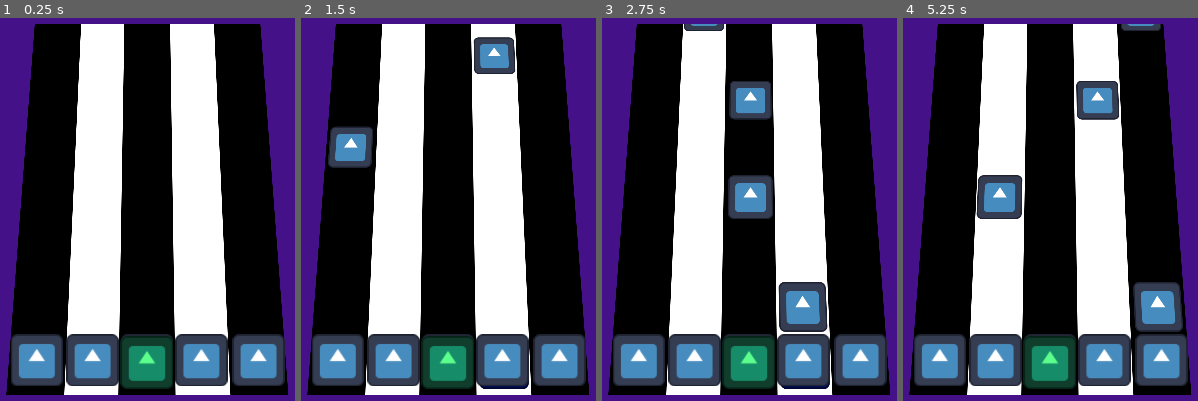
Above: before the commit, frames 1-4 (left to right).
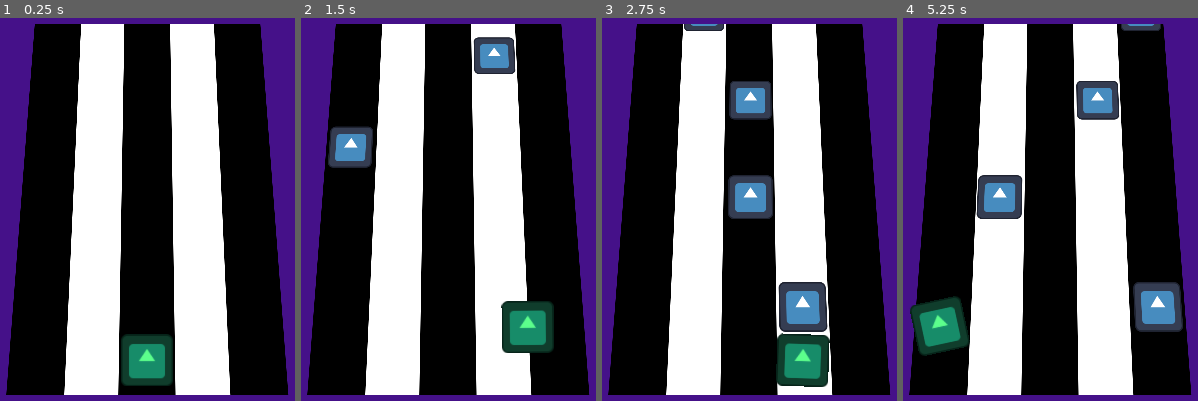
Above: after the commit, the same moments.

Repository: rakthalekk/DestructiveInterference
Game: Godot game, scene res://src/scenes/3d_game.tscn
The game is run twice, just before and just after one commit, with the same random seed, the same clock (stepped at 60 frames per second) and the same inputs. The project has no main scene, so this scene is started directly. The engine's default icon, where the game draws it, is replaced by a stand-in: a white triangle on a blue panel in a dark square.
Inputs:
- Up to frame 1 (0.25 s): no input
- Up to frame 2 (1.5 s): tap Enter at 0.5 s; hold D (move_right) 0.53-1.28 s; hold W (dodge) 0.53-1.28 s; hold A (move_left) from 1.28 s (still down); tap W (dodge) at 1.35 s
- Up to frame 3 (2.75 s): release A (move_left) at 2.03 s; hold D (move_right) from 2.03 s (still down); hold W (dodge) from 2.03 s (still down)
- Up to frame 4 (5.25 s): release W (dodge) at 2.78 s; tap W (dodge) at 2.85, 4.35 s; release D (move_right) at 3.53 s; hold W (dodge) 3.53-4.28 s; hold A (move_left) from 3.53 s (still down); hold W (dodge) from 5.03 s (still down)

The runs differ from the first frame. In frame 1, 10% of the frame differs, in the area x 3-97%, y 82-97%; in frame 2, 14%, in the area x 3-97%, y 73-97%; in frame 3, 12%; in frame 4, 14%.

Commit message:
player(s)

Diff:
--- a/destructive-interference/project.godot
+++ b/destructive-interference/project.godot
@@ -17,6 +17,7 @@
 [autoload]
 
 LevelManager="*uid://c7uo1xpaohvsr"
+PlayerManager="*uid://poek7io7bcrd"
 
 [display]
 
--- a/destructive-interference/src/entities/player_2d.gd
+++ b/destructive-interference/src/entities/player_2d.gd
@@ -13,11 +13,6 @@
 ## Position the player is currently moving towards, used for lerp
 var target_position: Vector2
 
-## Timer used for dodge hitbox NOTE: will likely be animation driven l8r
-@onready var dodge_timer := $DodgeTimer as Timer
-
-## cooldown between allowed dodges
-@onready var dodge_cooldown_timer := $DodgeCooldown as Timer
 
 ## Hitbox used for player damage
 @onready var hurt_box := $HurtBox as Area2D
@@ -26,36 +21,22 @@
 @onready var hurt_box_collider := $HurtBox/CollisionShape2D as CollisionShape2D
 
 
+func _ready() -> void:
+	PlayerManager.player_2d = self
+
+
 # Called every frame. 'delta' is the elapsed time since the previous frame.
 func _process(delta: float) -> void:
-	_process_input()
-
 	global_position.x = lerpf(global_position.x, target_position.x, 20 * delta)
 
 
-## helper for processing player inputs
-func _process_input():
-	if Input.is_action_just_pressed("move_left"):
-		_change_lane(Vector2.LEFT)
-
-	if Input.is_action_just_pressed("move_right"):
-		_change_lane(Vector2.RIGHT)
-
-	# allow dodge to be held
-	if Input.is_action_pressed("dodge"):
-		_dodge_input()
-
-
 ## Dodge function for player
-func _dodge_input():
-	if !dodge_timer.is_stopped() || !dodge_cooldown_timer.is_stopped():
-		return
-
-	dodge_timer.start()
+func dodge_input():
 	hurt_box_collider.disabled = true
 
 
-func _change_lane(in_direction: Vector2i):
+## Change lane 2d player is in
+func change_lane(in_direction: Vector2i):
 	current_lane_idx = clampi(current_lane_idx + in_direction.x, owning_beat_map.LANE_MIN, owning_beat_map.LANE_MAX)
 	target_position = owning_beat_map.get_player_position_for_lane(current_lane_idx)
 
@@ -68,6 +49,5 @@
 
 
 ## Resets collision information
-func _on_dodge_timer_timeout() -> void:
+func on_dodge_timer_timeout():
 	hurt_box_collider.disabled = false
-	dodge_cooldown_timer.start()
--- a/destructive-interference/src/entities/player_2d.tscn
+++ b/destructive-interference/src/entities/player_2d.tscn
@@ -10,6 +10,7 @@
 script = ExtResource("1_gptfg")
 
 [node name="Sprite2D" type="Sprite2D" parent="." unique_id=1310384517]
+visible = false
 modulate = Color(0, 0.32156864, 1, 1)
 texture = ExtResource("2_jox5q")
 
@@ -18,13 +19,3 @@
 
 [node name="CollisionShape2D" type="CollisionShape2D" parent="HurtBox" unique_id=310482770]
 shape = SubResource("RectangleShape2D_2ep6d")
-
-[node name="DodgeTimer" type="Timer" parent="." unique_id=165065787]
-wait_time = 0.5
-one_shot = true
-
-[node name="DodgeCooldown" type="Timer" parent="." unique_id=1446311321]
-wait_time = 0.25
-one_shot = true
-
-[connection signal="timeout" from="DodgeTimer" to="." method="_on_dodge_timer_timeout"]
--- a/destructive-interference/src/entities/player_3d.gd
+++ b/destructive-interference/src/entities/player_3d.gd
@@ -1,9 +1,56 @@
+class_name Player3D
 extends Node3D
 
 
 var player_2d_ref: Player2D
 
 
+var target_position: Vector3
 
-#func _process(_delta: float) -> void:
-	#if is_instance_valid(player_2d_ref):
+
+var current_lane_idx = 2
+
+var lane_points: Array[Node3D]
+
+@export var lane_container: Node3D
+
+
+## animation playin that thanggg
+@onready var dodge_anim := $DodgeAnimation as AnimationPlayer
+
+## animation playin that thanng
+@onready var move_anim := $MoveAnimation as AnimationPlayer
+
+
+func _ready() -> void:
+	PlayerManager.player_3d = self
+
+	var children = lane_container.get_children()
+
+	for child in children:
+		lane_points.push_back(child)
+
+	change_lane(Vector2i.ZERO)
+
+
+# Called every frame. 'delta' is the elapsed time since the previous frame.
+func _process(delta: float) -> void:
+	global_position = global_position.lerp(target_position, 20 * delta)
+
+
+## Change lane wahoopo
+func change_lane(in_direction: Vector2i):
+	current_lane_idx = clampi(current_lane_idx + in_direction.x, 0, 4)
+	target_position = lane_points[current_lane_idx].global_position
+
+	if in_direction == Vector2i.LEFT:
+		move_anim.stop()
+		move_anim.play("move_left")
+	elif in_direction == Vector2i.RIGHT:
+		move_anim.stop()
+		move_anim.play("move_right")
+
+
+## Dodge function for player
+func dodge_input():
+	dodge_anim.play("dodge")
--- a/destructive-interference/src/entities/player_3d.tscn
+++ b/destructive-interference/src/entities/player_3d.tscn
@@ -2,6 +2,197 @@
 
 [ext_resource type="Texture2D" uid="uid://dt4edkn6codtp" path="res://icon.svg" id="1_1jxdp"]
 [ext_resource type="Script" uid="uid://sbu8k5hj6tm3" path="res://src/entities/player_3d.gd" id="1_d427q"]
+
+[sub_resource type="Animation" id="Animation_d427q"]
+length = 0.001
+tracks/0/type = "bezier"
+tracks/0/imported = false
+tracks/0/enabled = true
+tracks/0/path = NodePath("Sprite3D:rotation:x")
+tracks/0/interp = 1
+tracks/0/loop_wrap = true
+tracks/0/keys = {
+"handle_modes": PackedInt32Array(0),
+"points": PackedFloat32Array(0, -0.25, 0, 0.25, 0),
+"times": PackedFloat32Array(0)
+}
+tracks/1/type = "bezier"
+tracks/1/imported = false
+tracks/1/enabled = true
+tracks/1/path = NodePath("Sprite3D:rotation:y")
+tracks/1/interp = 1
+tracks/1/loop_wrap = true
+tracks/1/keys = {
+"handle_modes": PackedInt32Array(0),
+"points": PackedFloat32Array(0, -0.25, 0, 0.25, 0),
+"times": PackedFloat32Array(0)
+}
+tracks/2/type = "bezier"
+tracks/2/imported = false
+tracks/2/enabled = true
+tracks/2/path = NodePath("Sprite3D:rotation:z")
+tracks/2/interp = 1
+tracks/2/loop_wrap = true
+tracks/2/keys = {
+"handle_modes": PackedInt32Array(0),
+"points": PackedFloat32Array(0, -0.25, 0, 0.25, 0),
+"times": PackedFloat32Array(0)
+}
+tracks/3/type = "bezier"
+tracks/3/imported = false
+tracks/3/enabled = true
+tracks/3/path = NodePath("Sprite3D:position:x")
+tracks/3/interp = 1
+tracks/3/loop_wrap = true
+tracks/3/keys = {
+"handle_modes": PackedInt32Array(0),
+"points": PackedFloat32Array(0, -0.25, 0, 0.25, 0),
+"times": PackedFloat32Array(0)
+}
+tracks/4/type = "bezier"
+tracks/4/imported = false
+tracks/4/enabled = true
+tracks/4/path = NodePath("Sprite3D:position:y")
+tracks/4/interp = 1
+tracks/4/loop_wrap = true
+tracks/4/keys = {
+"handle_modes": PackedInt32Array(0),
+"points": PackedFloat32Array(0, -0.25, 0, 0.25, 0),
+"times": PackedFloat32Array(0)
+}
+tracks/5/type = "bezier"
+tracks/5/imported = false
+tracks/5/enabled = true
+tracks/5/path = NodePath("Sprite3D:position:z")
+tracks/5/interp = 1
+tracks/5/loop_wrap = true
+tracks/5/keys = {
+"handle_modes": PackedInt32Array(0),
+"points": PackedFloat32Array(0, -0.25, 0, 0.25, 0),
+"times": PackedFloat32Array(0)
+}
+
+[sub_resource type="Animation" id="Animation_fxd0i"]
+resource_name = "dodge"
+length = 0.4
+step = 0.1
+tracks/0/type = "bezier"
+tracks/0/imported = false
+tracks/0/enabled = true
+tracks/0/path = NodePath("Sprite3D:position:x")
+tracks/0/interp = 1
+tracks/0/loop_wrap = true
+tracks/0/keys = {
+"handle_modes": PackedInt32Array(0, 2, 2),
+"points": PackedFloat32Array(0, -0.25, 0, 0.25, 0, 0, -0.033333335, 0, 0, 0, 0, -0.033333335, 0, 0, 0),
+"times": PackedFloat32Array(0, 0.2, 0.4)
+}
+tracks/1/type = "bezier"
+tracks/1/imported = false
+tracks/1/enabled = true
+tracks/1/path = NodePath("Sprite3D:position:y")
+tracks/1/interp = 1
+tracks/1/loop_wrap = true
+tracks/1/keys = {
+"handle_modes": PackedInt32Array(0, 2, 2),
+"points": PackedFloat32Array(0, -0.25, 0, 0, 0.50982344, 0.49997064, -0.1, 0.019160211, 0, 0, 0, -0.099999994, -0.23898977, 0, 0),
+"times": PackedFloat32Array(0, 0.2, 0.4)
+}
+tracks/2/type = "bezier"
+tracks/2/imported = false
+tracks/2/enabled = true
+tracks/2/path = NodePath("Sprite3D:position:z")
+tracks/2/interp = 1
+tracks/2/loop_wrap = true
+tracks/2/keys = {
+"handle_modes": PackedInt32Array(0, 2, 2),
+"points": PackedFloat32Array(0, -0.25, 0, 0.25, 0, 0, -0.033333335, 0, 0, 0, 0, -0.033333335, 0, 0, 0),
+"times": PackedFloat32Array(0, 0.2, 0.4)
+}
+
+[sub_resource type="Animation" id="Animation_uao66"]
+resource_name = "move_left"
+length = 0.3
+step = 0.1
+tracks/0/type = "bezier"
+tracks/0/imported = false
+tracks/0/enabled = true
+tracks/0/path = NodePath("Sprite3D:rotation:x")
+tracks/0/interp = 1
+tracks/0/loop_wrap = true
+tracks/0/keys = {
+"handle_modes": PackedInt32Array(0, 0, 0),
+"points": PackedFloat32Array(0, -0.25, 0, 0.25, 0, 0, -0.06666667, 0, 0, 0, 0, -0.25, 0, 0.25, 0),
+"times": PackedFloat32Array(0, 0.1, 0.3)
+}
+tracks/1/type = "bezier"
+tracks/1/imported = false
+tracks/1/enabled = true
+tracks/1/path = NodePath("Sprite3D:rotation:y")
+tracks/1/interp = 1
+tracks/1/loop_wrap = true
+tracks/1/keys = {
+"handle_modes": PackedInt32Array(0, 0, 0),
+"points": PackedFloat32Array(0, -0.25, 0, 0.25, 0, 0, -0.06666667, 0, 0, 0, 0, -0.25, 0, 0.25, 0),
+"times": PackedFloat32Array(0, 0.1, 0.3)
+}
+tracks/2/type = "bezier"
+tracks/2/imported = false
+tracks/2/enabled = true
+tracks/2/path = NodePath("Sprite3D:rotation:z")
+tracks/2/interp = 1
+tracks/2/loop_wrap = true
+tracks/2/keys = {
+"handle_modes": PackedInt32Array(0, 0, 0),
+"points": PackedFloat32Array(0, -0.25, 0, 0.1, 0.046317026, 0.21207763, -0.1, -0.03453347, 0, 0, 0, -0.20000002, 0.029050298, 0.25, 0),
+"times": PackedFloat32Array(0, 0.1, 0.3)
+}
+
+[sub_resource type="Animation" id="Animation_n7ano"]
+resource_name = "move_right"
+length = 0.3
+step = 0.1
+tracks/0/type = "bezier"
+tracks/0/imported = false
+tracks/0/enabled = true
+tracks/0/path = NodePath("Sprite3D:rotation:x")
+tracks/0/interp = 1
+tracks/0/loop_wrap = true
+tracks/0/keys = {
+"handle_modes": PackedInt32Array(0, 0, 0),
+"points": PackedFloat32Array(0, -0.25, 0, 0.25, 0, 0, -0.06666667, 0, 0, 0, 0, -0.25, 0, 0.25, 0),
+"times": PackedFloat32Array(0, 0.1, 0.3)
+}
+tracks/1/type = "bezier"
+tracks/1/imported = false
+tracks/1/enabled = true
+tracks/1/path = NodePath("Sprite3D:rotation:y")
+tracks/1/interp = 1
+tracks/1/loop_wrap = true
+tracks/1/keys = {
+"handle_modes": PackedInt32Array(0, 0, 0),
+"points": PackedFloat32Array(0, -0.25, 0, 0.25, 0, 0, -0.06666667, 0, 0, 0, 0, -0.25, 0, 0.25, 0),
+"times": PackedFloat32Array(0, 0.1, 0.3)
+}
+tracks/2/type = "bezier"
+tracks/2/imported = false
+tracks/2/enabled = true
+tracks/2/path = NodePath("Sprite3D:rotation:z")
+tracks/2/interp = 1
+tracks/2/loop_wrap = true
+tracks/2/keys = {
+"handle_modes": PackedInt32Array(0, 0, 0),
+"points": PackedFloat32Array(0, -0.25, 0, 0.1, 0.046317026, -0.212, -0.1, -0.03453347, 0, 0, 0, -0.20000002, 0.029050298, 0.25, 0),
+"times": PackedFloat32Array(0, 0.1, 0.3)
+}
+
+[sub_resource type="AnimationLibrary" id="AnimationLibrary_fxd0i"]
+_data = {
+&"RESET": SubResource("Animation_d427q"),
+&"dodge": SubResource("Animation_fxd0i"),
+&"move_left": SubResource("Animation_uao66"),
+&"move_right": SubResource("Animation_n7ano")
+}
 
 [node name="Player3D" type="Node3D" unique_id=951215763]
 script = ExtResource("1_d427q")
@@ -10,3 +201,9 @@
 transform = Transform3D(0.6, 0, 0, 0, 0.6, 0, 0, 0, 0.6, 0, 0, 0)
 modulate = Color(0.36078432, 1, 0.54901963, 1)
 texture = ExtResource("1_1jxdp")
+
+[node name="DodgeAnimation" type="AnimationPlayer" parent="." unique_id=1778379133]
+libraries/ = SubResource("AnimationLibrary_fxd0i")
+
+[node name="MoveAnimation" type="AnimationPlayer" parent="." unique_id=357555271]
+libraries/ = SubResource("AnimationLibrary_fxd0i")
--- /dev/null
+++ b/destructive-interference/src/managers/player_manager.gd
@@ -0,0 +1,92 @@
+## Class responsible for managing the 2D & 3D representations of the player
+extends Node
+
+
+enum BUFFER_STATE {
+	NONE,
+	DODGE
+}
+
+## currently buffered action
+var curr_buffer = BUFFER_STATE.NONE
+
+
+## Current lane player is in
+var current_lane_idx = 2
+
+## Player 2D Ref
+@export var player_2d: Player2D
+
+## Player 3D Ref
+@export var player_3d: Player3D
+
+
+
+## animation playin that thanggg
+@onready var dodge_anim := $DodgeAnimation as AnimationPlayer
+
+## animation playin that thanng
+@onready var move_anim := $MoveAnimation as AnimationPlayer
+
+## timer for dodge i-frames
+@onready var dodge_timer := $DodgeTimer as Timer
+
+## timer used for input buffer
+@onready var buffer_timer := $BufferTimer as Timer
+
+## cooldown timer btwn movement
+@onready var move_cooldown := $MoveCooldown as Timer
+
+
+# Called every frame. 'delta' is the elapsed time since the previous frame.
+func _process(_delta: float) -> void:
+	_process_input()
+
+
+## helper for processing player inputs
+func _process_input():
+	if Input.is_action_pressed("move_left"):
+		_change_lane(Vector2.LEFT)
+
+	if Input.is_action_pressed("move_right"):
+		_change_lane(Vector2.RIGHT)
+
+	# allow dodge to be held
+	if Input.is_action_just_pressed("dodge"):
+		_dodge_input()
+
+
+## Change lane wahoopo
+func _change_lane(in_direction: Vector2i):
+	if !move_cooldown.is_stopped():
+		return
+
+	player_2d.change_lane(in_direction)
+	player_3d.change_lane(in_direction)
+
+	move_cooldown.start()
+
+
+## Dodge function for player
+func _dodge_input():
+	if !dodge_timer.is_stopped():
+		curr_buffer = BUFFER_STATE.DODGE
+		buffer_timer.start()
+		return
+
+	player_2d.dodge_input()
+	player_3d.dodge_input()
+
+	dodge_timer.start()
+
+
+func _on_dodge_timer_timeout() -> void:
+	player_2d.on_dodge_timer_timeout()
+
+
+func _on_buffer_timer_timeout() -> void:
+	match curr_buffer:
+		BUFFER_STATE.DODGE:
+			_dodge_input()
+
+	curr_buffer = BUFFER_STATE.NONE
--- /dev/null
+++ b/destructive-interference/src/managers/player_manager.tscn
@@ -0,0 +1,25 @@
+[gd_scene format=3 uid="uid://poek7io7bcrd"]
+
+[ext_resource type="Script" uid="uid://dao5f8m6uwrsw" path="res://src/managers/player_manager.gd" id="1_lhic2"]
+
+[node name="PlayerManager" type="Node" unique_id=772739510]
+script = ExtResource("1_lhic2")
+
+[node name="DodgeCooldown" type="Timer" parent="." unique_id=827723703]
+wait_time = 0.05
+one_shot = true
+
+[node name="MoveCooldown" type="Timer" parent="." unique_id=310162371]
+wait_time = 0.15
+one_shot = true
+
+[node name="DodgeTimer" type="Timer" parent="." unique_id=9815859]
+wait_time = 0.4
+one_shot = true
+
+[node name="BufferTimer" type="Timer" parent="." unique_id=1084585722]
+wait_time = 0.15
+one_shot = true
+
+[connection signal="timeout" from="DodgeTimer" to="." method="_on_dodge_timer_timeout"]
+[connection signal="timeout" from="BufferTimer" to="." method="_on_buffer_timer_timeout"]
--- a/destructive-interference/src/scenes/3d_game.tscn
+++ b/destructive-interference/src/scenes/3d_game.tscn
@@ -46,13 +46,15 @@
 
 [node name="BeatMap" parent="BeatMapDisplay/SubViewport" unique_id=1022691104 instance=ExtResource("1_xh7qo")]
 
-[node name="Player3D" parent="." unique_id=476955916 instance=ExtResource("2_b16rg")]
+[node name="Player3D" parent="." unique_id=476955916 node_paths=PackedStringArray("lane_container") instance=ExtResource("2_b16rg")]
 transform = Transform3D(1, 0, 0, 0, 1, 0, 0, 0, 1, -0.022, -2.306, -4.792)
+lane_container = NodePath("../LanePositions")
 
 [node name="LanePositions" type="Node3D" parent="." unique_id=2043431879]
 
 [node name="Lane1" type="Node3D" parent="LanePositions" unique_id=1133258251]
 transform = Transform3D(1, 0, 0, 0, 1, 0, 0, 0, 1, -1.642, -2.306, -4.8532352)
+visible = false
 
 [node name="Sprite3D" type="Sprite3D" parent="LanePositions/Lane1" unique_id=1264125121]
 transform = Transform3D(0.6, 0, 0, 0, 0.6, 0, 0, 0, 0.6, 0, 0, 0)
@@ -60,6 +62,7 @@
 
 [node name="Lane2" type="Node3D" parent="LanePositions" unique_id=1997733843]
 transform = Transform3D(1, 0, 0, 0, 1, 0, 0, 0, 1, -0.822, -2.306, -4.8532352)
+visible = false
 
 [node name="Sprite3D" type="Sprite3D" parent="LanePositions/Lane2" unique_id=1769123622]
 transform = Transform3D(0.6, 0, 0, 0, 0.6, 0, 0, 0, 0.6, 0, 0, 0)
@@ -67,6 +70,7 @@
 
 [node name="Lane3" type="Node3D" parent="LanePositions" unique_id=2014476973]
 transform = Transform3D(1, 0, 0, 0, 1, 0, 0, 0, 1, -0.022, -2.306, -4.8532352)
+visible = false
 
 [node name="Sprite3D" type="Sprite3D" parent="LanePositions/Lane3" unique_id=1988506827]
 transform = Transform3D(0.6, 0, 0, 0, 0.6, 0, 0, 0, 0.6, 0, 0, 0)
@@ -74,6 +78,7 @@
 
 [node name="Lane4" type="Node3D" parent="LanePositions" unique_id=1689130412]
 transform = Transform3D(1, 0, 0, 0, 1, 0, 0, 0, 1, 0.778, -2.306, -4.8532352)
+visible = false
 
 [node name="Sprite3D" type="Sprite3D" parent="LanePositions/Lane4" unique_id=1271148482]
 transform = Transform3D(0.6, 0, 0, 0, 0.6, 0, 0, 0, 0.6, 0, 0, 0)
@@ -81,6 +86,7 @@
 
 [node name="Lane5" type="Node3D" parent="LanePositions" unique_id=2039308809]
 transform = Transform3D(1, 0, 0, 0, 1, 0, 0, 0, 1, 1.618, -2.306, -4.8532352)
+visible = false
 
 [node name="Sprite3D" type="Sprite3D" parent="LanePositions/Lane5" unique_id=570126563]
 transform = Transform3D(0.6, 0, 0, 0, 0.6, 0, 0, 0, 0.6, 0, 0, 0)
Not shown, added: destructive-interference/src/managers/player_manager.gd.uid
